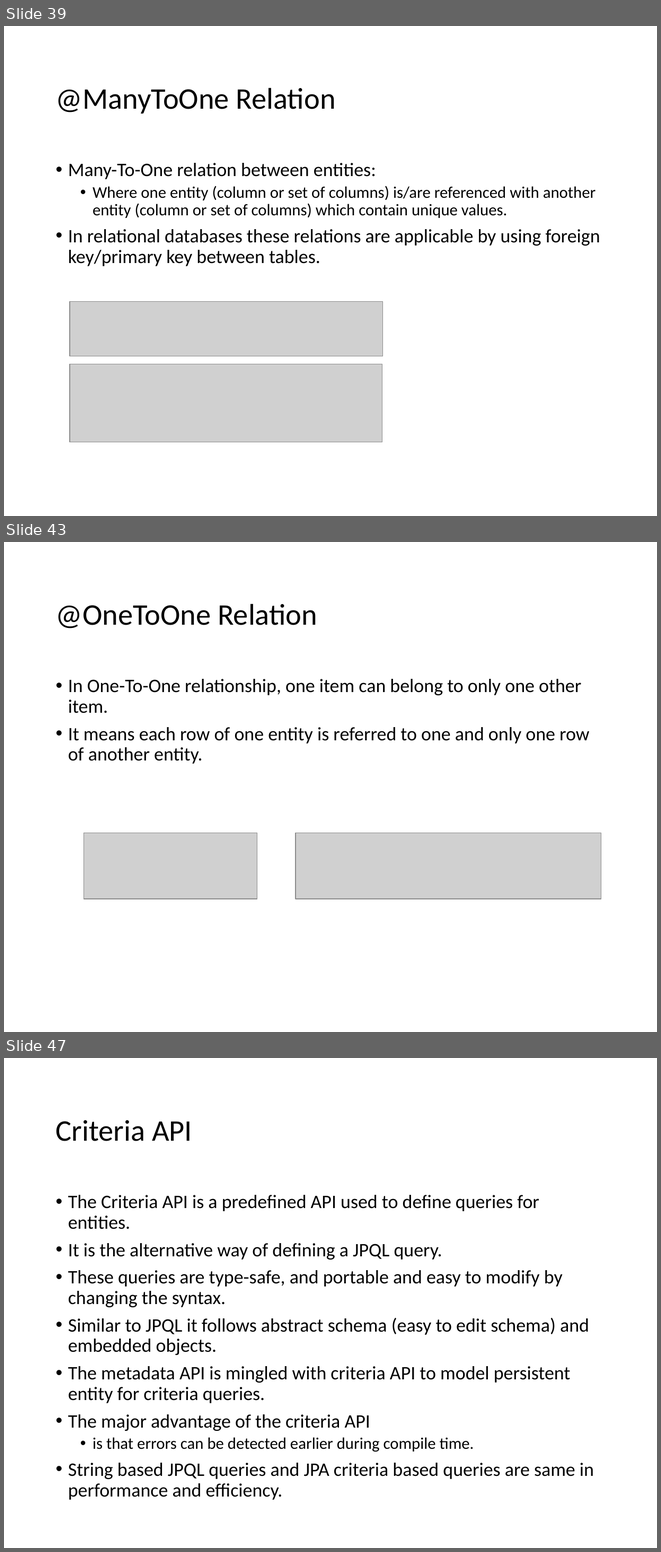
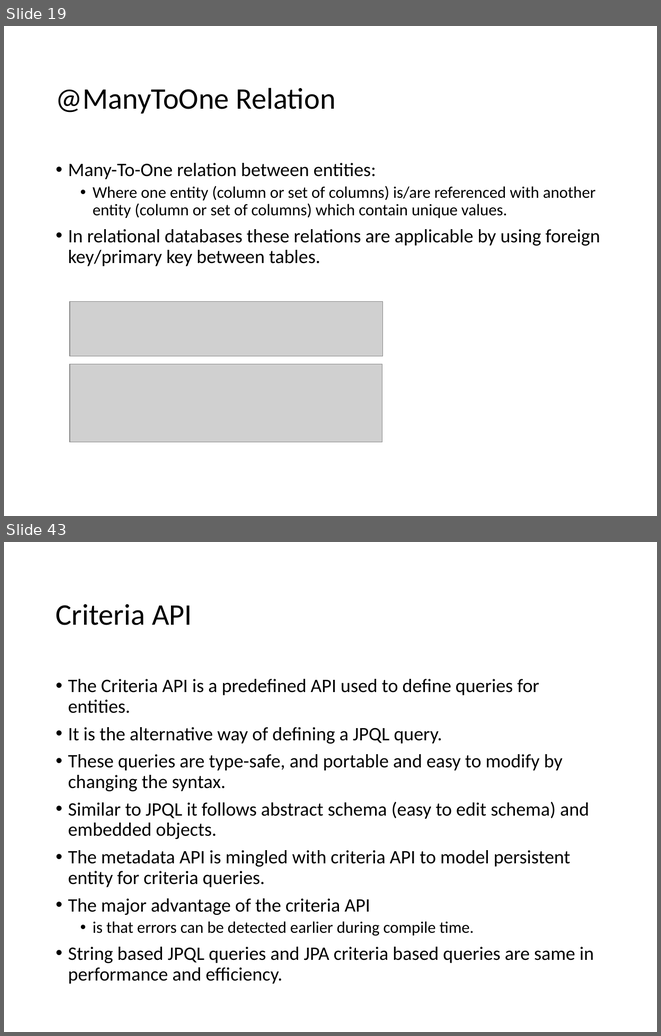
Before and after one commit to lawren43/mytest-repo, a slide deck: test-springmvc/doc/1.JPA Introduction.pptx. Shown one above the other, each under a label of ours: slides 39, 43 and 47 before the commit, slides 19 and 43 after it; the slides between them are not shown. The pictures are 661x1552 and 661x1036 pixels, drawn with LibreOffice and Linux fonts; fonts in the diff are those of the drawing; grey boxes stand for pictures. Boxes give left, top, right and bottom in pixels: in the first picture for what was removed or moved away, otherwise in the second. Text is boxed around its words. In the diff, an @@ line names an element or a change of style, - is before the commit and + after.

```diff
--- a/test-springmvc/doc/1.JPA Introduction.pptx
+++ b/test-springmvc/doc/1.JPA Introduction.pptx
@@ slide 43 removed at (4,542,657,1032), background #FFFFFF @@
@@ title removed at (56,603,317,628) @@
-@OneToOne Relation
@@ text removed at (68,679,589,764) @@
-• In One-To-One relationship, one item can belong to only one other item.
-• It means each row of one entity is referred to one and only one row of another entity.
@@ picture removed at (84,832,257,899) @@
@@ picture removed at (296,832,601,899) @@
@@ what was slide 39 is now slide 19 @@
@@ what was slide 47 is now slide 43 @@
```
Also in this commit, not shown: 2 slides changed, 3 slides added, 6 other slides removed, 5 other files.
